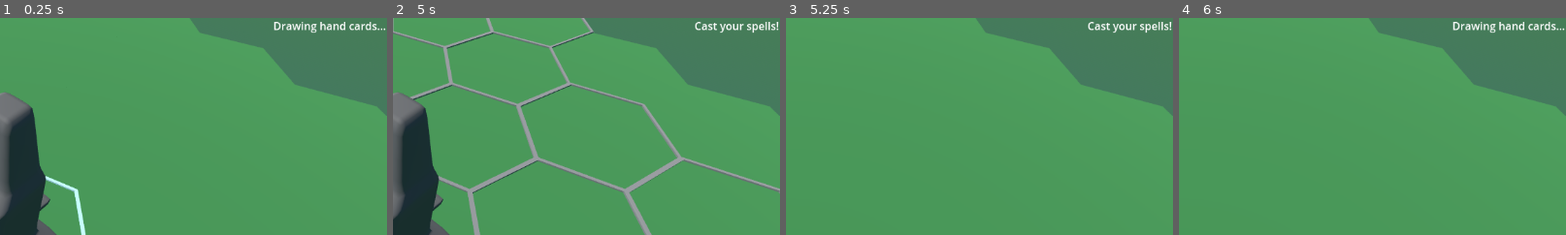
Above: before the commit, frames 1-4 (left to right).
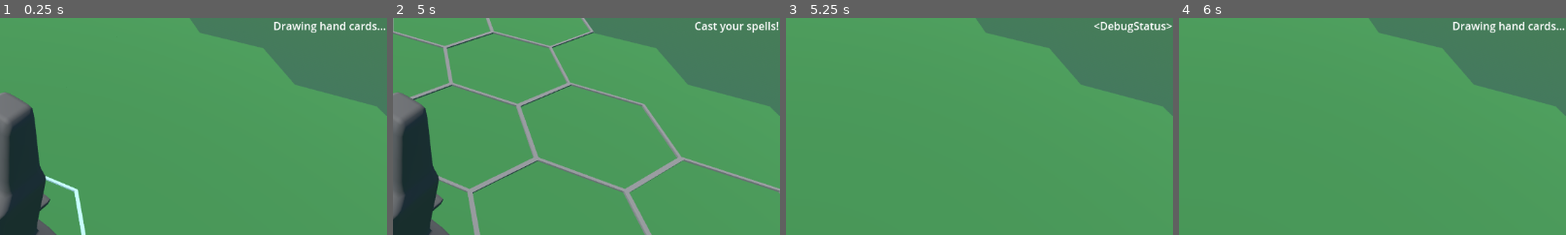
Above: after the commit, the same moments.

Repository: nheeb/spell-tactics
Game: Godot game, scene res://Logic/Main.tscn
The game is run twice, just before and just after one commit, with the same random seed, the same clock (stepped at 60 frames per second) and the same inputs.
Inputs:
- Up to frame 1 (0.25 s): no input
- Up to frame 2 (5 s): click "Draw Shortest Path" at 0.5 s; click "Highlight All Rocks" at 1.25 s; click "Highlight Movement Range" at 2 s; click "Move Rock" at 2.75 s; click "Damage Player" at 3.5 s; click "Save Level" at 4.25 s
- Up to frame 3 (5.25 s): click "Load Level" at 5 s
- Up to frame 4 (6 s): click "NEXT" at 5.75 s
The pictures show only the part of the screen within x 50-100%, y 0-50%; the shares and areas given below are measured in that part.

Frames 1-2 are identical in both runs. In frame 3, 0.6% of the frame differs, in the area x 77-100%, y 1-7%; in frame 4, nothing differs.

Commit message:
Combat Serializable

Diff:
--- a/Logic/Combat.gd
+++ b/Logic/Combat.gd
@@ -1,10 +1,4 @@
 class_name Combat extends Node
-
-@onready var animation_utility: AnimationUtility = %AnimationUtility
-@onready var card_utility: CardUtility = %CardUtility
-@onready var energy_utility: EnergyUtility = %EnergyUtility
-@onready var movement_utility: MovementUtility = %MovementUtility
-@onready var ui_utility: UiUtility = %UiUtility
 
 enum RoundPhase {
 	CombatBegin = 0, # Unreachable
@@ -16,6 +10,12 @@
 	End = 6,
 	RoundRepeats = 7, # Unreachable
 }
+
+@onready var animation_utility: AnimationUtility = %AnimationUtility
+@onready var card_utility: CardUtility = %CardUtility
+@onready var energy_utility: EnergyUtility = %EnergyUtility
+@onready var movement_utility: MovementUtility = %MovementUtility
+@onready var ui_utility: UiUtility = %UiUtility
 
 var current_round: int = 1
 var current_phase: RoundPhase = RoundPhase.CombatBegin
@@ -34,9 +34,16 @@
 
 var animation_queue: Array[AnimationObject]
 
-func create_from_resource():
-	# TODO Load Combat State
-	pass
+func update_references() -> void:
+	player = null
+	enemies = []
+	for entity in level.get_all_entities():
+		if entity is PlayerEntity:
+			if player != entity and player != null:
+				printerr("Two players in a level??")
+			player = entity
+		elif entity is EnemyEntity:
+			enemies.append(entity)
 
 func create_as_prototype(_level: Level):
 	level = _level
@@ -60,6 +67,10 @@
 func connect_with_ui(_ui: CombatUI) -> void:
 	ui = _ui
 	ui.combat = self
+
+	# Update UI
+	for spell in hand:
+		ui.add_card(spell)
 
 func advance_current_phase():
 	# go to next phase
@@ -107,3 +118,26 @@
 
 func _ready() -> void:
 	Events.tile_clicked.connect(func (tile): process_player_action(PlayerMovement.new(tile)))
+
+func serialize() -> CombatState:
+	var state := CombatState.new()
+	state.level_state = level.serialize()
+	state.current_round = current_round
+	state.current_phase = current_phase
+	state.player_energy = player_energy
+	state.hand_size = hand_size
+	state.deck_states.append_array(deck.map(func(x: Spell): return x.serialize()))
+	state.hand_states.append_array(hand.map(func(x: Spell): return x.serialize()))
+	state.discard_pile_states.append_array(discard_pile.map(func(x: Spell): return x.serialize()))
+	return state
+
+func save_to_disk(path: String = ""):
+	var state: CombatState = serialize()
+	var err = ResourceSaver.save(state, path) # , ResourceSaver.FLAG_BUNDLE_RESOURCES)
+
+	if not err == OK:
+		printerr("Err when saving level state: ", err)
+
+static func load_from_disk(path: String) -> Combat:
+	var state: CombatState = ResourceLoader.load(path) as CombatState
+	return state.deserialize()
--- /dev/null
+++ b/Logic/CombatState.gd
@@ -0,0 +1,25 @@
+class_name CombatState extends Resource
+
+@export var level_state: LevelState
+@export var current_round: int = 1
+@export var current_phase: Combat.RoundPhase = Combat.RoundPhase.Start
+@export var player_energy: Array[Game.Energy]
+@export var hand_size: int = 5
+@export var deck_states: Array[SpellState]
+@export var hand_states: Array[SpellState]
+@export var discard_pile_states: Array[SpellState]
+
+const COMBAT := preload("res://Logic/Combat.tscn")
+
+func deserialize() -> Combat:
+	var combat := COMBAT.instantiate()
+	combat.level = level_state.deserialize()
+	combat.current_round = current_round
+	combat.current_phase = current_phase
+	combat.player_energy = player_energy
+	combat.hand_size = hand_size
+	combat.deck.append_array(deck_states.map(func(x: SpellState): return x.deserialize(combat)))
+	combat.hand.append_array(hand_states.map(func(x: SpellState): return x.deserialize(combat)))
+	combat.discard_pile.append_array(discard_pile_states.map(func(x: SpellState): return x.deserialize(combat)))
+	combat.update_references()
+	return combat
--- a/Logic/Tiles/Level.gd
+++ b/Logic/Tiles/Level.gd
@@ -79,9 +79,6 @@
 static func load_from_disk(path: String) -> Level:
 	var level_state: LevelState = ResourceLoader.load(path) as LevelState
 	var level: Level = level_state.deserialize()
-	var player_ent: PlayerEntity = level.find_entity(PLAYER_TYPE)
-	if player_ent != null:
-		level.player = player_ent
 
 	return level
 
--- a/Logic/Tiles/State/LevelState.gd
+++ b/Logic/Tiles/State/LevelState.gd
@@ -20,4 +20,8 @@
 		level.update_visual_entities(tile)
 		level.tiles[tile_data.r][tile_data.q] = tile
 
+	var player_ent: PlayerEntity = level.find_entity(PLAYER_TYPE)
+	if player_ent != null:
+		level.player = player_ent
+
 	return level
--- a/Prototype/Prototyping.gd
+++ b/Prototype/Prototyping.gd
@@ -4,42 +4,48 @@
 const WATER_ENTITY := preload("res://Entities/Environment/Water.tres")
 const PLAYER_TYPE := preload("res://Entities/PlayerResource.tres")
 
-const COMBAT = preload("res://Logic/Combat.tscn")
-const COMBAT_UI = preload("res://UI/CombatUI.tscn")
+const LEVEL := preload("res://Logic/Tiles/Level.tscn")
+const COMBAT := preload("res://Logic/Combat.tscn")
+const COMBAT_UI := preload("res://UI/CombatUI.tscn")
 
 const LOAD_PROTOTYPE_COMBAT = true
 
+var level : Level
+var combat : Combat
+var combat_ui : CombatUI
+
 func _ready() -> void:
-	$Level.init_basic_grid(3)
+	level = LEVEL.instantiate()
+	level.name = "Level"
+	add_child(level)
+	level.init_basic_grid(3)
 	# let's add some prototyping entities to the level
-	$Level.create_entity(3, 3, ROCK_ENTITY)
-	$Level.create_entity(3, 4, WATER_ENTITY)
-	$Level.player = $Level.create_entity(0, 6, PLAYER_TYPE)
+	level.create_entity(3, 3, ROCK_ENTITY)
+	level.create_entity(3, 4, WATER_ENTITY)
+	level.player = level.create_entity(0, 6, PLAYER_TYPE)
 
 	if LOAD_PROTOTYPE_COMBAT:
-		var new_combat = COMBAT.instantiate()
-		add_child(new_combat)
-		new_combat.create_as_prototype($Level)
-		var new_ui = COMBAT_UI.instantiate()
-		$FeaturesUI.add_child(new_ui)
-		new_combat.connect_with_ui(new_ui)
-		#Game.combat = new_combat
-		#Game.combat_ui = new_ui
+		combat = COMBAT.instantiate()
+		add_child(combat)
+		combat.create_as_prototype(level)
+		combat_ui = COMBAT_UI.instantiate()
+		$FeaturesUI.add_child(combat_ui)
+		combat.connect_with_ui(combat_ui)
 
-		new_combat.advance_and_process_until_next_player_action_needed()
-		new_combat.animation_utility.play_animation_queue()
+		combat.advance_and_process_until_next_player_action_needed()
+		combat.animation_utility.play_animation_queue()
 
 
 
 var flip := false
 func _on_movement_range_button_pressed() -> void:
 	if not flip:
-		var movement_tiles = $Level.get_all_tiles_in_distance(3, 3, 2)
-		$Level._highlight_tile_set(movement_tiles, Highlight.Type.Movement)
+		var movement_tiles = level.get_all_tiles_in_distance(3, 3, 2)
+		level._highlight_tile_set(movement_tiles, Highlight.Type.Movement)
 		flip = true
 	else:
-		var movement_tiles = $Level.get_all_tiles_in_distance(3, 3, 2)
-		$Level._unhighlight_tile_set(movement_tiles, Highlight.Type.Movement)
+		var movement_tiles = level.get_all_tiles_in_distance(3, 3, 2)
+		level._unhighlight_tile_set(movement_tiles, Highlight.Type.Movement)
 		flip = false
 
 
@@ -47,38 +53,49 @@
 var ent_type := preload("res://Entities/Environment/Rock.tres")
 func _on_entity_find_button_pressed() -> void:
 	if not flip2:
-		$Level.highlight_entity_type(ent_type)
+		level.highlight_entity_type(ent_type)
 		flip2 = true
 	else:
-		$Level.unhighlight_entity_type(ent_type)
+		level.unhighlight_entity_type(ent_type)
 		flip2 = false
 
 func _on_nav_button_pressed() -> void:
-	var search = $Level.search(Vector2i(0, 6), Vector2i(6, 0))
+	var search = level.search(Vector2i(0, 6), Vector2i(6, 0))
 	search.execute()
 	if search.path_found:
 		for location in search.path:
-			$Level.tiles[location.x][location.y].set_highlight(Highlight.Type.Movement, true)
+			level.tiles[location.x][location.y].set_highlight(Highlight.Type.Movement, true)
 	print(search.path)
 
 
 func _on_move_rock_button_pressed() -> void:
-	$Level.move_entity($Level.find_entity(ent_type), $Level.tiles[5][4])
+	level.move_entity(level.find_entity(ent_type), level.tiles[5][4])
 
 
 func _on_damage_player_pressed() -> void:
-	$Level.player.hp -= 1
+	level.player.hp -= 1
 
 
 func _on_save_level_pressed() -> void:
-	$Level.save_to_disk("user://level.tres")
+	#level.save_to_disk("user://level.tres")
+	combat.save_to_disk("user://combat.tres")
 
 
 func _on_load_level_pressed() -> void:
-	var loaded_level = Level.load_from_disk("user://level.tres")
-	loaded_level.name = "Level"
-	$Level.free()
-	add_child(loaded_level)
+	#var loaded_level = Level.load_from_disk("user://level.tres")
+	#loaded_level.name = "Level"
+	#level.free()
+	#add_child(loaded_level)
+	for node in [level, combat, combat_ui]:
+		node.free()
+	combat = Combat.load_from_disk("user://combat.tres")
+	add_child(combat)
+	level = combat.level
+	level.name = "Level"
+	add_child(level)
+	combat_ui = COMBAT_UI.instantiate()
+	$FeaturesUI.add_child(combat_ui)
+	combat.connect_with_ui(combat_ui)
 
 var tile_toggle := false
 func _on_toggle_tile_labels_pressed() -> void:
--- a/Prototype/Prototyping.tscn
+++ b/Prototype/Prototyping.tscn
@@ -1,9 +1,8 @@
-[gd_scene load_steps=9 format=3 uid="uid://cs6vnuiljtmct"]
+[gd_scene load_steps=8 format=3 uid="uid://cs6vnuiljtmct"]
 
 [ext_resource type="Script" path="res://Prototype/Prototyping.gd" id="1_j078d"]
 [ext_resource type="Script" path="res://Addons/smoothing/smoothing.gd" id="1_mf57j"]
 [ext_resource type="Script" path="res://Prototype/GameCamera.gd" id="1_wx0wr"]
-[ext_resource type="PackedScene" uid="uid://bshwbn0tpocns" path="res://Logic/Tiles/Level.tscn" id="3_80rsa"]
 [ext_resource type="Script" path="res://Prototype/MouseInput.gd" id="4_2ad06"]
 
 [sub_resource type="ProceduralSkyMaterial" id="ProceduralSkyMaterial_ypriw"]
@@ -52,8 +51,6 @@
 target_position = Vector3(0, -25, 0)
 collide_with_areas = true
 script = ExtResource("4_2ad06")
-
-[node name="Level" parent="." instance=ExtResource("3_80rsa")]
 
 [node name="FeaturesUI" type="CanvasLayer" parent="."]
 
--- a/Spells/Spell.gd
+++ b/Spells/Spell.gd
@@ -16,3 +16,10 @@
 
 func get_copy_for_combat(_combat: Combat) -> Spell:
 	return Spell.new(type, _combat)
+
+func serialize() -> SpellState:
+	var state := SpellState.new()
+	state.type = type
+	state.combat_persistant_properties = combat_persistant_properties
+	state.round_persistant_properties = round_persistant_properties
+	return state
--- /dev/null
+++ b/Spells/SpellState.gd
@@ -0,0 +1,11 @@
+class_name SpellState extends Resource
+
+@export var type: SpellType
+@export var combat_persistant_properties := {}
+@export var round_persistant_properties := {}
+
+func deserialize(combat: Combat = null) -> Spell:
+	var spell : Spell = Spell.new(type, combat)
+	spell.combat_persistant_properties = combat_persistant_properties
+	spell.round_persistant_properties = round_persistant_properties
+	return spell
